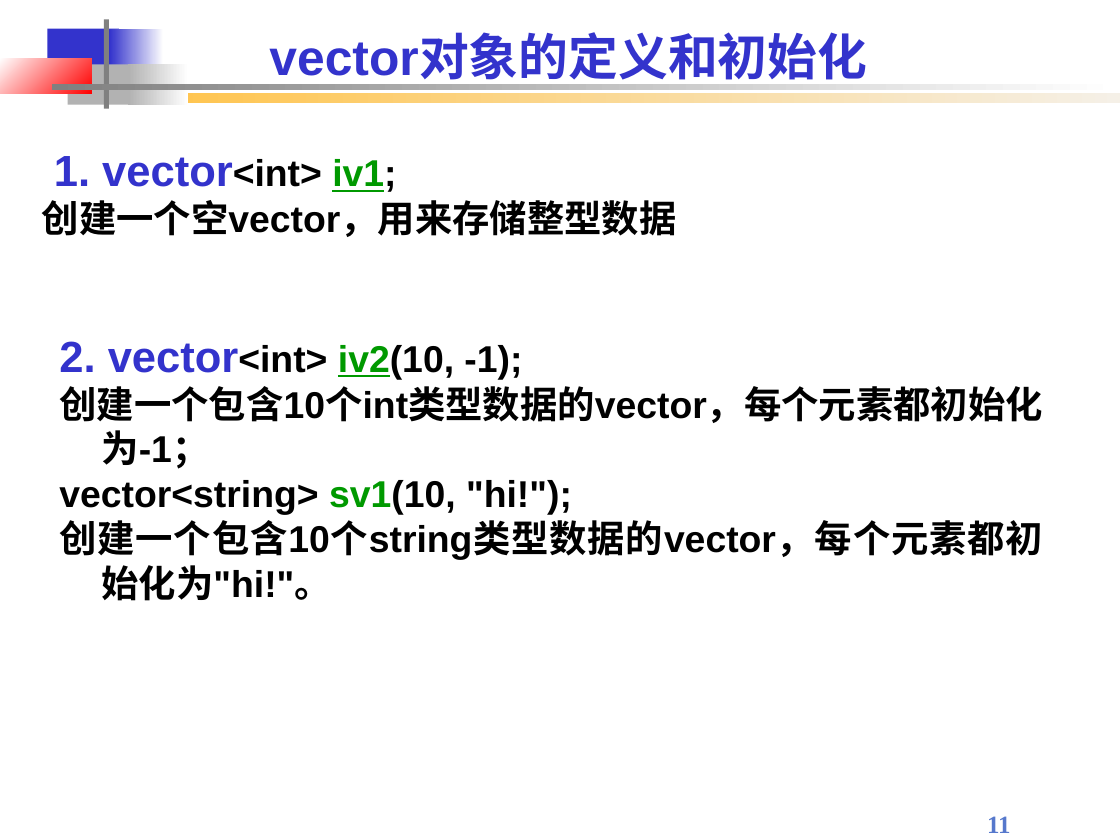
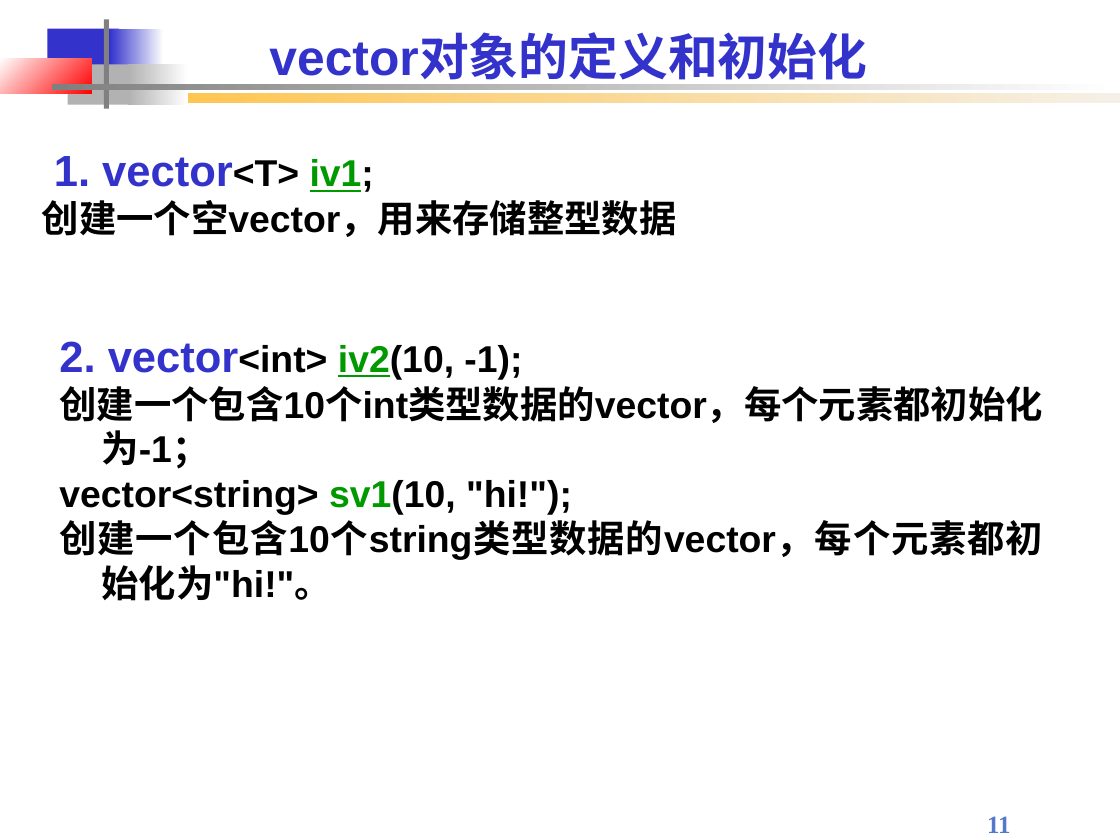
Before and after one commit to Changhe160/Changhe160.github.io, a slide deck: slide 11 of teachingRes/Cplusplus/string and vector.ppt. Drawn at 1120x840 pixels with LibreOffice and Linux fonts; fonts in the diff are those of the drawing; background and template pictures are left out. Boxes give left, top, right and bottom in pixels: in the first picture for what was removed or moved away, otherwise in the second. Text is boxed around its words. In the diff, an @@ line names an element or a change of style, - is before the commit and + after.

```diff
--- a/teachingRes/Cplusplus/string and vector.ppt
+++ b/teachingRes/Cplusplus/string and vector.ppt
@@ text at [54, 156, 374, 192]: text changed; size 24 to 28 pt @@
-1. vector<int> iv1;
+1. vector<T> iv1;
```
Also in this commit, not shown: 1 other slide changed, 2 other files.
